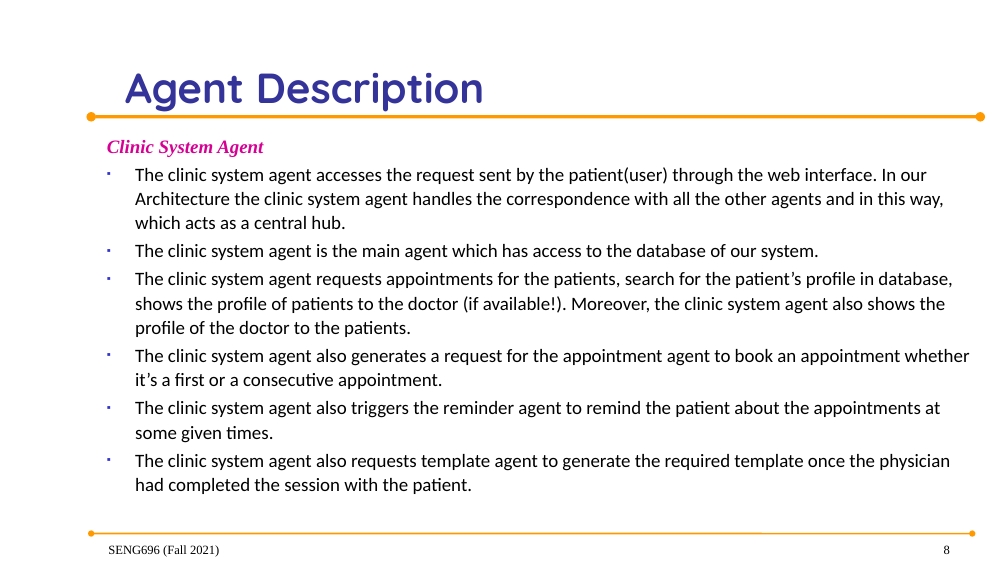
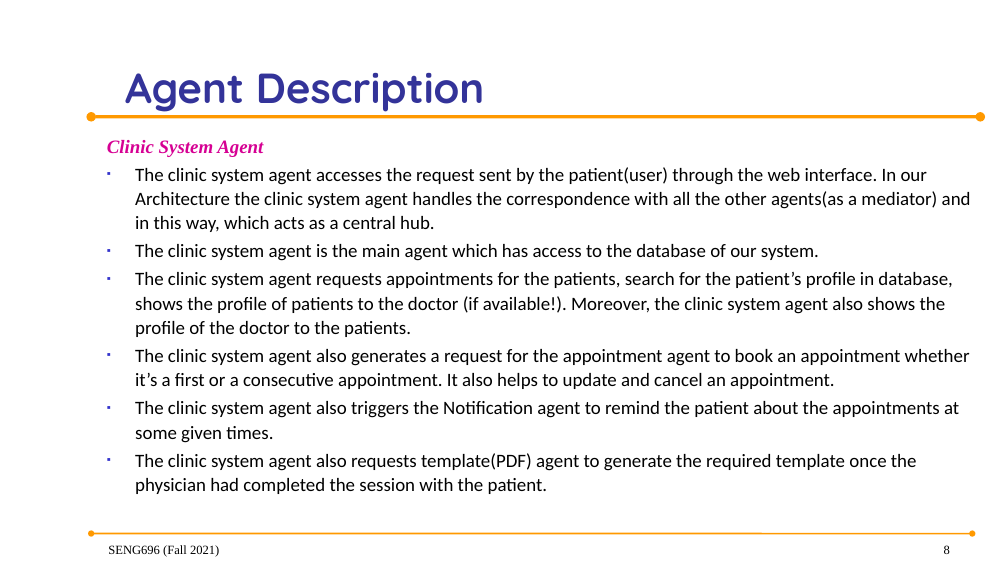
Before and after one commit to anish30145784/SENG696_GroupD, a slide deck: slide 8 of GroupD_ProjectPresentation.pptx. Drawn at 1008x567 pixels with LibreOffice and Linux fonts; fonts in the diff are those of the drawing; background and template pictures are left out. Boxes give left, top, right and bottom in pixels: in the first picture for what was removed or moved away, otherwise in the second. Text is boxed around its words. In the diff, an @@ line names an element or a change of style, - is before the commit and + after.

```diff
--- a/GroupD_ProjectPresentation.pptx
+++ b/GroupD_ProjectPresentation.pptx
@@ text at [135, 167, 971, 232]: text changed @@
-▪ The clinic system agent accesses the request sent by the patient(user) through the web interface. In our Architecture the clinic system agent handles the correspondence with all the other agents and in this way, which acts as a central hub.
+▪ The clinic system agent accesses the request sent by the patient(user) through the web interface. In our Architecture the clinic system agent handles the correspondence with all the other agents(as a mediator) and in this way, which acts as a central hub.
@@ text at [135, 349, 970, 494]: text changed @@
-▪ The clinic system agent also generates a request for the appointment agent to book an appointment whether it’s a first or a consecutive appointment.
-▪ The clinic system agent also triggers the reminder agent to remind the patient about the appointments at some given times.
-▪ The clinic system agent also requests template agent to generate the required template once the physician had completed the session with the patient.
+▪ The clinic system agent also generates a request for the appointment agent to book an appointment whether it’s a first or a consecutive appointment. It also helps to update and cancel an appointment.
+▪ The clinic system agent also triggers the Notification agent to remind the patient about the appointments at some given times.
+▪ The clinic system agent also requests template(PDF) agent to generate the required template once the physician had completed the session with the patient.
```
Also in this commit, not shown: 6 other slides changed, 4 slides added.
